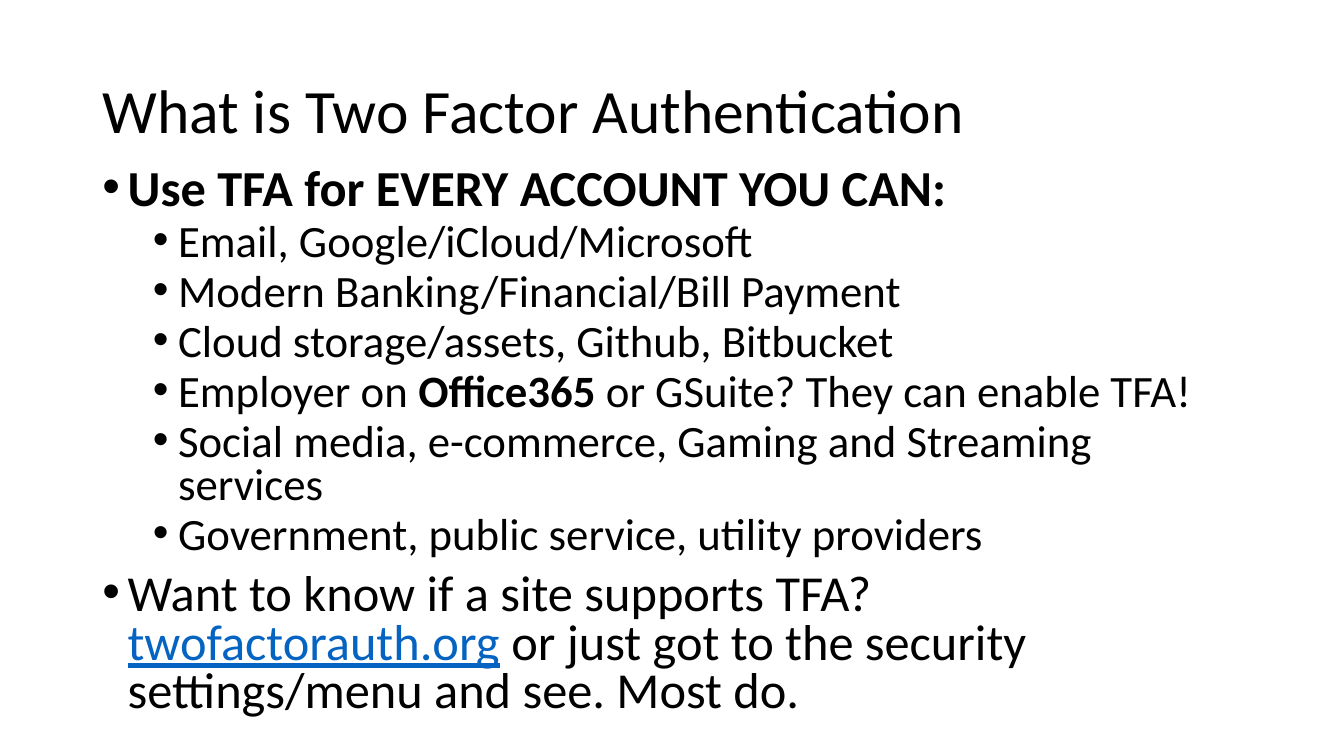
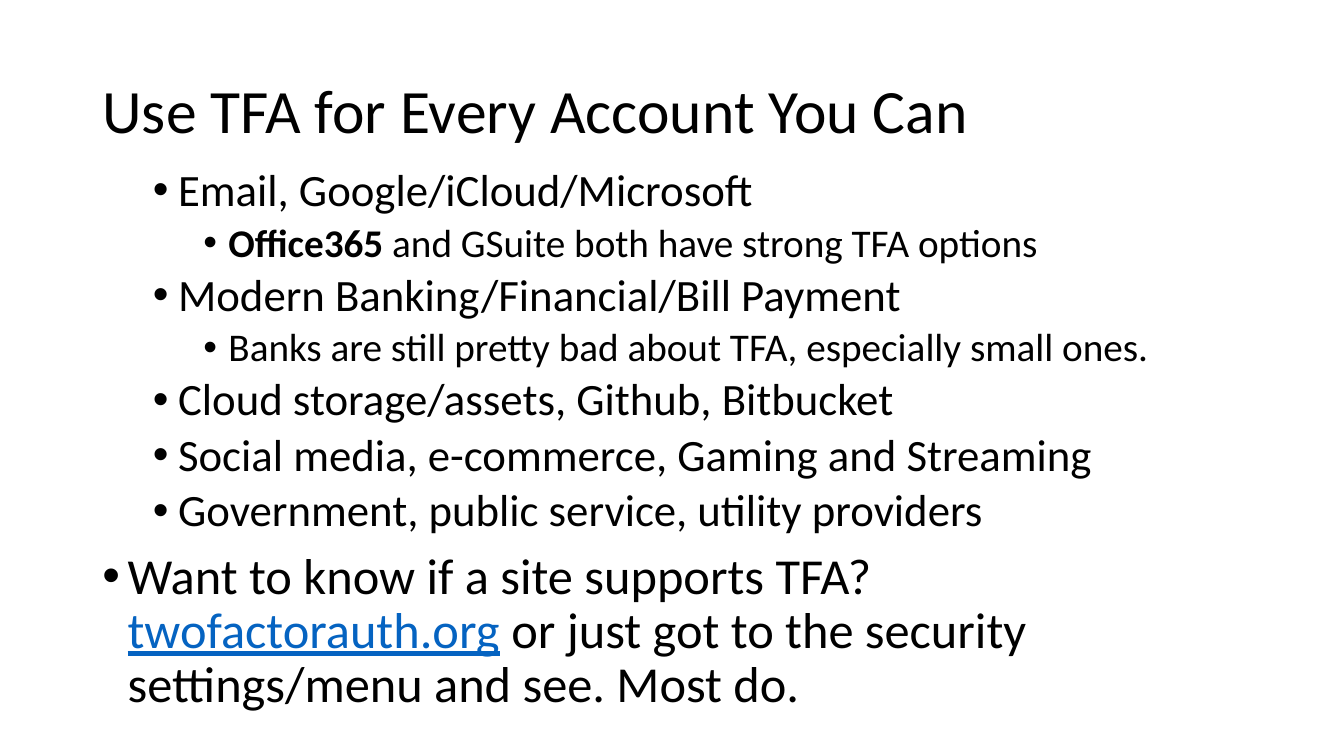
Before and after one commit to williamadba/Public-Presentations, a slide deck: slide 15 of Personal Practical Cybersecurity/Personal Practical Cybersecurity.pptx (slide 14 before the commit). Drawn at 1344x756 pixels with LibreOffice and Linux fonts; fonts in the diff are those of the drawing. Boxes give left, top, right and bottom in pixels: in the first picture for what was removed or moved away, otherwise in the second. Text is boxed around its words. In the diff, an @@ line names an element or a change of style, - is before the commit and + after.

```diff
--- a/Personal Practical Cybersecurity/Personal Practical Cybersecurity.pptx
+++ b/Personal Practical Cybersecurity/Personal Practical Cybersecurity.pptx
@@ title at (102,90,968,143): text changed @@
-What is Two Factor Authentication
+Use TFA for Every Account You Can
@@ text at (128,171,946,207): paragraph removed @@
-• Use TFA for EVERY ACCOUNT YOU CAN:
@@ text at (128,175,1026,711): line spacing 0.8 to 0.9 @@
@@ text at (228,229,1037,264): paragraph added @@
+    • Office365 and GSuite both have strong TFA options
@@ text at (228,333,1148,368): paragraph added @@
+    • Banks are still pretty bad about TFA, especially small ones.
@@ text at (178,440,1092,479): text changed @@
-  • Employer on Office365 or GSuite? They can enable TFA!
-  • Social media, e-commerce, Gaming and Streaming services
+  • Social media, e-commerce, Gaming and Streaming
```
Also in this commit, not shown: 15 other slides changed, 1 slide added, 1 slide removed.
